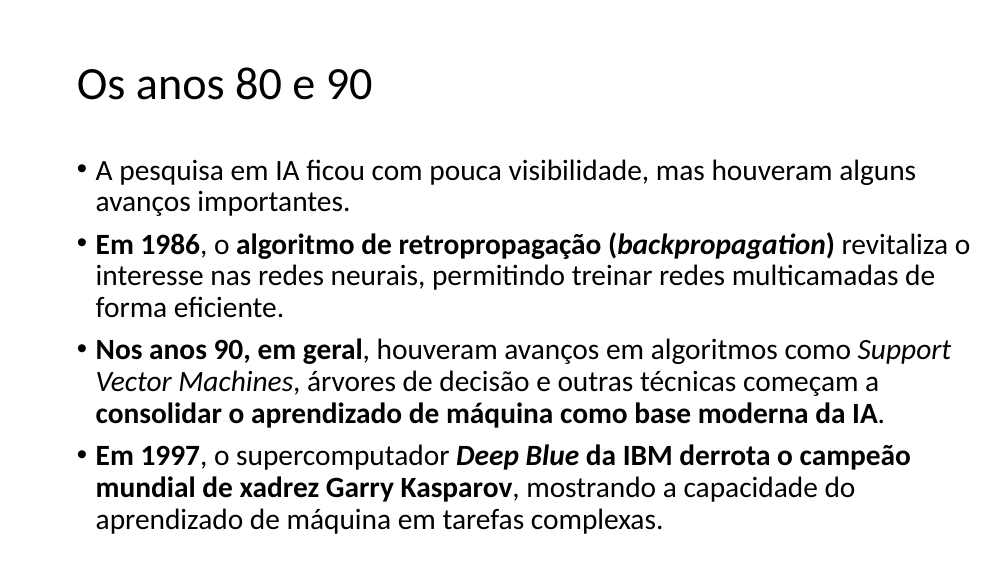
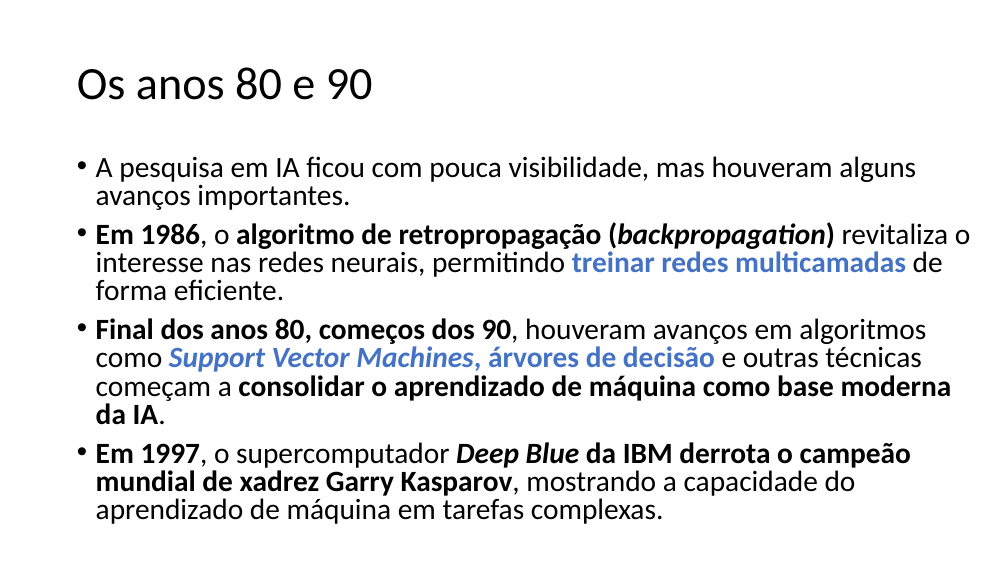
Before and after one commit to zz4fap/c24_inteligencia_artificial, a slide deck: slide 24 of slides/C24_Introdução.pptx (slide 23 before the commit). Drawn at 1008x567 pixels with LibreOffice and Linux fonts; fonts in the diff are those of the drawing. Boxes give left, top, right and bottom in pixels: in the first picture for what was removed or moved away, otherwise in the second. Text is boxed around its words. In the diff, an @@ line names an element or a change of style, - is before the commit and + after.

```diff
--- a/slides/C24_Introdução.pptx
+++ b/slides/C24_Introdução.pptx
@@ text at (x1=96, y1=156, x2=970, y2=524): text colour #000000 to #4472C4, bold on in "treinar redes multicamadas"; line spacing 0.9 to 0.8 @@
@@ text at (x1=96, y1=318, x2=952, y2=425): text changed; bold on @@
-• Nos anos 90, em geral, houveram avanços em algoritmos como Support Vector Machines, árvores de decisão e outras técnicas começam a consolidar o aprendizado de máquina como base moderna da IA.
+• Final dos anos 80, começos dos 90, houveram avanços em algoritmos como Support Vector Machines, árvores de decisão e outras técnicas começam a consolidar o aprendizado de máquina como base moderna da IA.
```
Also in this commit, not shown: 33 other slides changed, 3 slides added, 1 other file.
